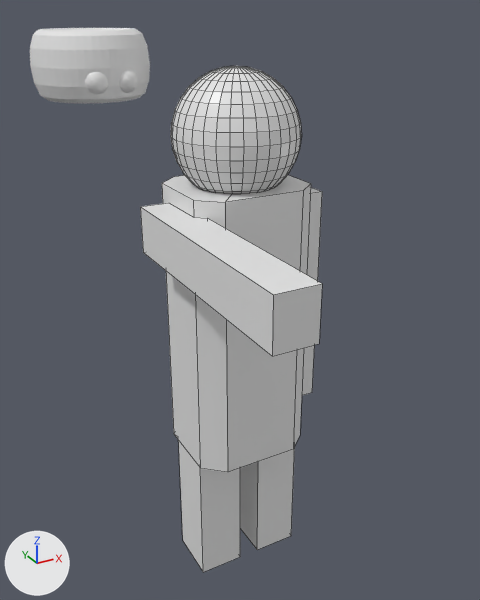
Before and after pictures for a commit that changed the FBX model LD50/Assets/3DModels/debug/player.fbx.
Rendered twice from a 50 mm camera at (-2.18, -4.02, 4.14) aimed at (-0.03, -0.11, 2.18). Arrows for +X, +Y and +Z are at lower left; the lights stay in place. Mesh edges are drawn as thin lines on the coarser meshes. Where no turn or scale is listed for an object, it has been applied to the vertices.

Names of what the first picture shows: 'H.E.L.P', 'robot'.
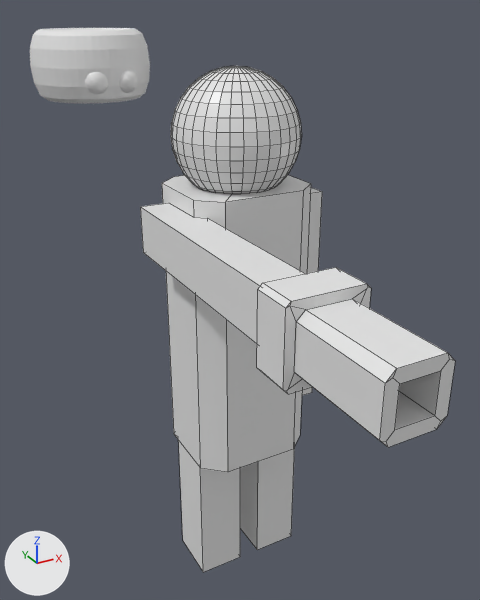
Changed parts and their boxes [x1, y1, x2, y2] in the pictures (480 x 600 px):
'weapon', added: after [257, 267, 455, 447]

The change, as a list of edits to the scene's bpy script:
```text
Add mat_weapon:
    mat_weapon = principled_material('weapon')
    mat_weapon.base_color = (0.8, 0.8, 0.8)  # white #e7e7e7
Add me_cube_001:
    me_cube_001.from_pydata(...)  # 52 vertices, 42 faces; spans x -0.233..0.233, y -0.713..0.119, z -0.233..0.233
    me_cube_001.materials.append(mat_weapon)  # its picture is missing
Add ob_weapon:
    ob_weapon = bpy.data.objects.new('weapon', me_cube_001)
    ob_weapon.location = (-0.519, -1.711, 2.75)
```
